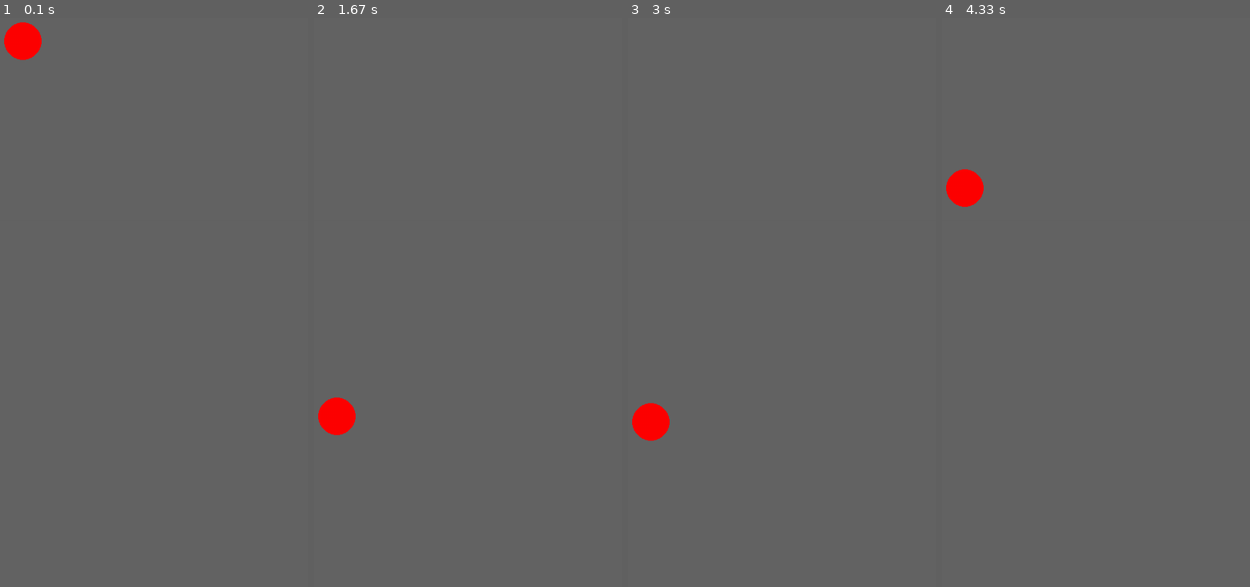
Above: before the commit, frames 1-4 (left to right).
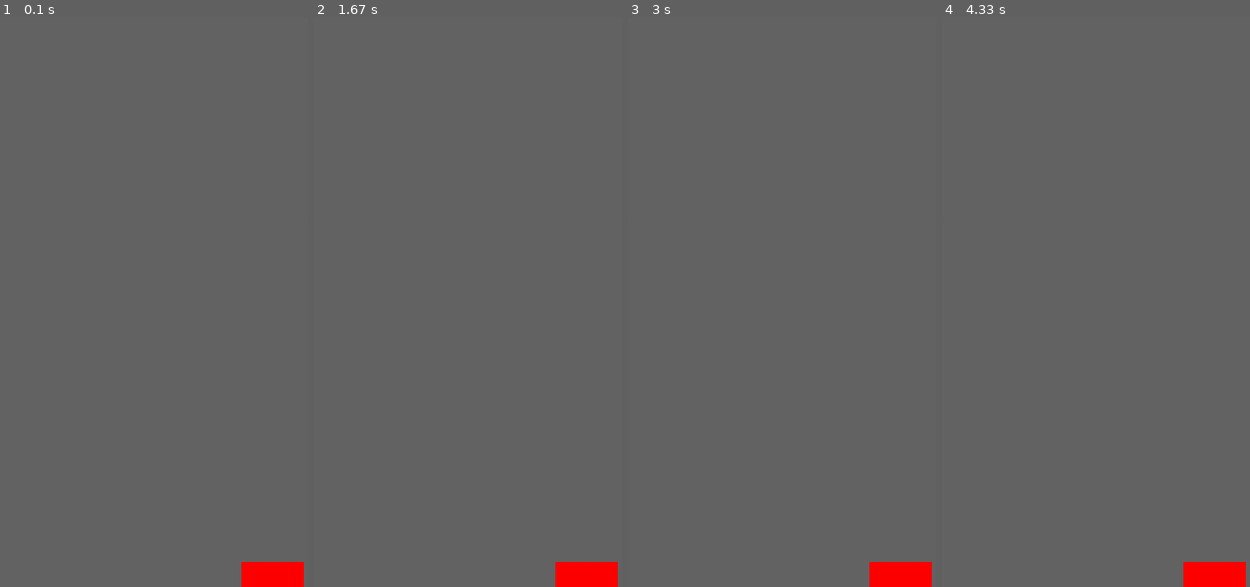
Above: after the commit, the same moments.

Repository: Emruur/BlockBreaker-PyGame
Game: pygame game, started from main.py
Two runs of this game, one before a commit and one after it. Both use one fixed random seed, a clock stepped at 60 frames per second and the inputs below.
Inputs (mouse positions are in pixels of both pictures, inside the frame that each line leads up to):
- Up to frame 1 (0.1 s): no input
- Up to frame 2 (1.67 s): press the mouse at (588, 313) at 0.37 s; move the mouse to (511, 296) at 0.47 s; release the mouse at (437, 279) at 0.6 s
- Up to frame 3 (3 s): no input
- Up to frame 4 (4.33 s): no input

The runs differ from the first frame. In frame 1, 1.5% of the frame differs, in the area x 1-99%, y 0-100%; in frame 2, 1.5%, in the area x 1-99%, y 66-100%; in frame 3, 1.5%; in frame 4, 1.5%.

Commit message:
Eklemeler/ Shooting Line

Diff:
--- /dev/null
+++ b/line_segment.py
@@ -0,0 +1,35 @@
+from vector import Vector2D
+
+class LineSegment:
+
+    def __init__(self, v1, v2):
+        self.v1= v1
+        self.v2= v2
+
+    def __str__(self):
+        return str(v1)+"-"+str(v2)
+
+
+    def calculate_distance(self,vector):
+        d1= (v1.get_substracted(vector)).mag()
+        d2= (v2.get_substracted(vector)).mag()
+
+        return d1+d2
+
+
+
+
+
+
+v1= Vector2D(1,1)
+v2= Vector2D(3,3)
+v3= Vector2D(2,2)
+
+print(v1)
+print(v2)
+
+l1= LineSegment(v1,v2)
+
+print(l1)
+
+print(l1.calculate_distance(v3))
--- a/main.py
+++ b/main.py
@@ -1,6 +1,7 @@
 import pygame
 from mover import Mover
 from vector import Vector2D
+from line_segment import LineSegment
 
 WIDTH,HEIGHT= 1000,1000;
 WIN= pygame.display.set_mode((WIDTH,HEIGHT))
@@ -9,30 +10,44 @@
 WHITE= (255,255,255)
 RED= (255,0,0)
 YELLOW= (155,155 ,0)
+BLACK= (0,0,0)
 
-FPS= 100
+FPS= 60
 clock= pygame.time.Clock()
 
-mover1= Mover(100,100,30,10)
+base_width, base_height= 100,40
+base= pygame.Rect((WIDTH-base_width)/2,HEIGHT-base_height,base_width,base_height)
 
 
 
 def main():
-    force= Vector2D(0,5)
+
     running= True
+    ready_to_shoot= False
+    shooting_direction= None
 
     while running:
-
 
         for event in pygame.event.get():
             if event.type == pygame.QUIT:
                 running= False
 
 
-        mover1.applyForce(force)
-        edgeDetect(mover1)
-        mover1.update()
-        draw()
+        if pygame.mouse.get_pressed()[0]:
+            location= pygame.mouse.get_pos()
+            shooting_direction= Vector2D(location[0],location[1])
+            ready_to_shoot= True
+
+        elif not pygame.mouse.get_pressed()[0] and ready_to_shoot:
+            print("BOOM!")
+            shooting_direction= None
+            ready_to_shoot= False
+
+        elif not pygame.mouse.get_pressed()[0] and not ready_to_shoot:
+            ready_to_shoot= False
+
+
+        draw(shooting_direction)
 
         pygame.display.update()
         clock.tick(FPS)
@@ -41,15 +56,12 @@
 
 
 
-def draw():
+def draw(shooting_direction):
     WIN.fill(GREY)
+    pygame.draw.rect(WIN, RED, base)
+    if not shooting_direction== None:
+        pygame.draw.line(WIN, BLACK, (WIDTH/2,base.y), shooting_direction.getNumbers(), 3)
 
-    pygame.draw.circle(WIN, RED,mover1.location.getNumbers(),mover1.radius)
-
-def edgeDetect(mover):
-    if(mover.location.y+mover.radius>=HEIGHT):
-        mover1.location.y= HEIGHT-mover1.radius
-        mover.velocity.mult(-1)
 
 if __name__=="__main__":
     main()
--- a/vector.py
+++ b/vector.py
@@ -35,6 +35,13 @@
         else:
             return False
 
+    def get_substracted(self,vector):
+        x= self.x - vector.x
+        y= self.y - vector.y
+
+        return Vector2D(x, y)
+
+
     def mag(self):
         temp= (self.x**2)+(self.y**2)
         return sqrt(temp)
@@ -44,6 +51,10 @@
         self.x /= magnitude
         self.y /= magnitude
 
+    def dot(self, vector):
+        return (self.x*vector.x)+(vector.y*self.y)
+
+
     def __str__(self):
         return "("+str(self.x)+","+str(self.y)+")"
 
